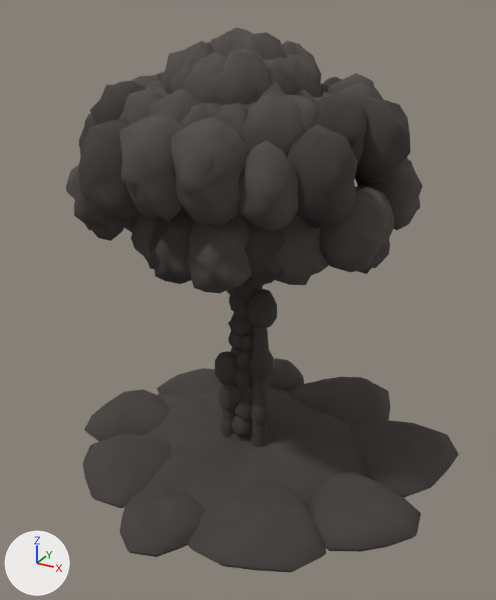
A saved change to the glTF model assets/maps/reactor_site/glb/torus_cloud_4.glb.
Camera for both pictures: a 50 mm camera at (291.0, -523.0, 434.0) aimed at (8.0, -9.0, 177.0). Every picture has the same lights, and +X, +Y and +Z are marked at lower left. The older version comes first. Both versions are drawn at frame 498 of the action 'MushroomCloudOnce'; the numbers are the values there.

Names of what the first picture shows: 'piece_reactor_cap_cloud_nocol', 'piece_reactor_front_dust_nocol', 'piece_reactor_plume_clouddark_nocol', 'piece_reactor_ring_dust_nocol', 'piece_reactor_torus_14_cloud_nocol', 'piece_reactor_torus_15_cloud_nocol', 'piece_reactor_torus_16_cloud_nocol', 'piece_reactor_torus_17_cloud_nocol', 'piece_reactor_torus_17_clouddark_nocol', 'piece_reactor_torus_18_cloud_nocol', 'piece_reactor_torus_18_clouddark_nocol', 'piece_reactor_torus_19_cloud_nocol' and 17 more.
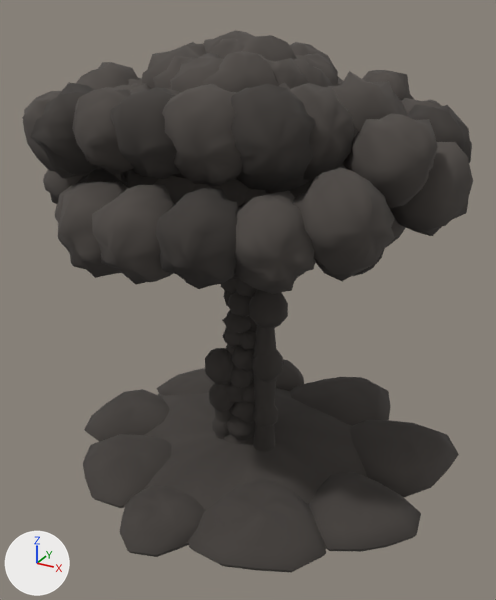
Not drawn themselves, but carrying or shaping drawn objects: ob_cap, ob_plume, ob_roll, ob_torus_flow_00, ob_torus_flow_01, ob_torus_flow_02, ob_torus_flow_03, ob_torus_flow_11, ob_torus_flow_12, ob_torus_flow_13, ob_torus_flow_14, ob_torus_flow_15, ob_torus_flow_16, ob_torus_flow_17, ob_torus_flow_18, ob_torus_flow_19, ob_stem.

Boxes (x1, y1, x2, y2) around the edits, measured in the pictures (496 x 600 px):
'piece_reactor_cap_cloud_nocol', moved, rescaled
    before: (145, 27, 330, 157)
    after: (114, 30, 357, 193)
'piece_reactor_torus_18_cloud_nocol', moved, rescaled, turned
    before: (275, 215, 329, 285)
    after: (289, 83, 395, 281)
'piece_reactor_torus_16_cloud_nocol', moved, rescaled, turned
    before: (171, 116, 252, 293)
    after: (162, 84, 248, 206)
'piece_reactor_torus_19_cloud_nocol', moved, rescaled, turned
    before: (319, 185, 390, 272)
    after: (343, 113, 438, 208)
'piece_reactor_torus_15_cloud_nocol', moved, rescaled, turned
    before: (119, 113, 186, 222)
    after: (92, 176, 196, 284)
'piece_reactor_torus_17_cloud_nocol', moved, rescaled, turned
    before: (237, 141, 299, 232)
    after: (234, 188, 316, 294)
'piece_reactor_torus_17_clouddark_nocol', moved, rescaled, turned
    before: (241, 215, 285, 288)
    after: (231, 84, 315, 190)
'piece_reactor_torus_14_cloud_nocol', moved, rescaled, turned
    before: (131, 215, 158, 269)
    after: (58, 87, 134, 278)
'piece_reactor_torus_00_cloud_nocol', moved, rescaled, turned
    before: (356, 185, 395, 274)
    after: (328, 71, 473, 236)
'piece_reactor_torus_15_clouddark_nocol', moved, rescaled, turned
    before: (148, 212, 192, 284)
    after: (110, 87, 180, 179)
'piece_reactor_torus_16_clouddark_nocol', moved, rescaled, turned (not visible before)
    after: (155, 188, 239, 289)
'piece_reactor_plume_clouddark_nocol', rescaled (33% wider)
    before: (215, 289, 277, 447)
    after: (205, 289, 288, 452)
'piece_reactor_torus_18_clouddark_nocol', moved, rescaled, turned (mostly hidden afterwards)
    before: (287, 124, 358, 229)
    after: (282, 181, 312, 197)
'piece_reactor_torus_14_clouddark_nocol', moved, rescaled, turned
    before: (78, 119, 143, 223)
    after: (127, 170, 159, 188)
'piece_reactor_stem_clouddark_nocol', rescaled
    before: (227, 285, 263, 441)
    after: (221, 274, 257, 444)
'piece_reactor_torus_00_clouddark_nocol', moved, rescaled, turned (not visible afterwards)
    before: (355, 97, 411, 182)
'piece_reactor_torus_13_clouddark_nocol', moved, rescaled, turned (not visible before)
    after: (30, 82, 99, 176)
'piece_reactor_torus_01_cloud_nocol', moved, rescaled, turned (mostly hidden afterwards)
    before: (335, 83, 423, 230)
    after: (387, 219, 406, 247)
'piece_reactor_torus_19_clouddark_nocol', moved, rescaled, turned (mostly hidden afterwards)
    before: (313, 95, 367, 163)
    after: (353, 250, 384, 276)
'piece_reactor_torus_13_cloud_nocol', moved, rescaled, turned (mostly hidden afterwards)
    before: (66, 90, 163, 228)
    after: (55, 170, 130, 223)
'piece_reactor_torus_11_cloud_nocol', moved, rescaled, turned (mostly hidden before)
    before: (126, 220, 135, 233)
    after: (43, 62, 139, 204)
'piece_reactor_torus_12_clouddark_nocol', moved, rescaled, turned
    before: (90, 81, 146, 125)
    after: (77, 169, 127, 187)
'piece_reactor_torus_12_cloud_nocol', moved, rescaled, turned
    before: (74, 203, 131, 241)
    after: (22, 91, 76, 179)
'piece_reactor_torus_01_clouddark_nocol', moved, rescaled, turned (not visible before)
    after: (408, 104, 472, 163)
'piece_reactor_torus_02_cloud_nocol', moved, rescaled, turned
    before: (326, 73, 383, 100)
    after: (402, 98, 441, 114)
'piece_reactor_torus_03_cloud_nocol', moved, rescaled, turned (not visible before)
    after: (362, 70, 415, 101)
'piece_reactor_torus_11_clouddark_nocol', moved, rescaled, turned (not visible afterwards)
    before: (79, 113, 97, 155)
'piece_reactor_torus_10_cloud_nocol', moved, rescaled (mostly hidden)
    before: (131, 75, 161, 86)
    after: (120, 172, 127, 182)
'piece_reactor_torus_04_clouddark_nocol', moved, rescaled (not visible afterwards)
    before: (324, 77, 342, 86)
'piece_reactor_torus_03_clouddark_nocol', moved, rescaled, turned (not visible afterwards)
    before: (321, 82, 329, 91)
'piece_reactor_torus_02_clouddark_nocol', moved, rescaled, turned (not visible afterwards)
    before: (355, 158, 408, 186)
'piece_reactor_torus_04_cloud_nocol', moved, rescaled (not visible before)
    after: (337, 76, 343, 84)
'piece_reactor_torus_09_clouddark_nocol', moved, rescaled (not visible afterwards)
    before: (156, 72, 163, 80)

Edits to the bpy script that builds the scene:
```text
Change ob_cap:
    ob_cap.location: (0.0, 0.0, 308.6) -> (0.0, 0.0, 316.6)
    ob_cap.scale: (108.0, 108.0, 133.0) -> (131.0, 131.0, 120.0)
Change ob_plume:
    ob_plume.scale: (31.0, 31.0, 233.0) -> (40.9, 40.9, 239.0)
Change ob_roll:
    ob_roll.location: (0.0, 0.0, 298.2) -> (0.0, 0.0, 306.2)
    ob_roll.scale: (107.0, 107.0, 133.0) -> (131.0, 131.0, 133.0)
Change ob_torus_flow_00:
    ob_torus_flow_00.rotation_euler: (0.0, -1.441, 0.0) -> (0.0, 1.691, 0.0)  # degrees (0, -83, 0) -> degrees (0, 97, 0)
Change ob_torus_flow_01:
    ob_torus_flow_01.rotation_euler: (-0.0000104, -1.441, 0.314) -> (0.0, 1.92, 0.314)  # degrees (0, -83, 18) -> degrees (0, 110, 18)
Change ob_torus_flow_02:
    ob_torus_flow_02.rotation_euler: (0.0, -1.441, 0.628) -> (0.0, 1.973, 0.628)  # degrees (0, -83, 36) -> degrees (0, 113, 36)
Change ob_torus_flow_03:
    ob_torus_flow_03.rotation_euler: (0.0, -1.441, 0.942) -> (0.0, 1.807, 0.942)  # degrees (0, -83, 54) -> degrees (0, 104, 54)
Change ob_torus_flow_11:
    ob_torus_flow_11.rotation_euler: (0.0, -1.441, -2.827) -> (0.0, 1.494, -2.827)  # degrees (0, -83, -162) -> degrees (0, 86, -162)
Change ob_torus_flow_12:
    ob_torus_flow_12.rotation_euler: (0.0, -1.441, -2.513) -> (0.0, 1.44, -2.513)  # degrees (0, -83, -144) -> degrees (0, 83, -144)
Change ob_torus_flow_13:
    ob_torus_flow_13.rotation_euler: (0.0, -1.441, -2.199) -> (0.0, 1.607, -2.199)  # degrees (0, -83, -126) -> degrees (0, 92, -126)
Change ob_torus_flow_14:
    ob_torus_flow_14.rotation_euler: (0.0, -1.441, -1.885) -> (0.0, 1.856, -1.885)  # degrees (0, -83, -108) -> degrees (0, 106, -108)
Change ob_torus_flow_15:
    ob_torus_flow_15.rotation_euler: (0.0, -1.441, -1.571) -> (0.0, 1.982, -1.571)  # degrees (0, -83, -90) -> degrees (0, 114, -90)
Change ob_torus_flow_16:
    ob_torus_flow_16.rotation_euler: (0.0, -1.441, -1.257) -> (0.0, 1.882, -1.257)  # degrees (0, -83, -72) -> degrees (0, 108, -72)
Change ob_torus_flow_17:
    ob_torus_flow_17.rotation_euler: (0.0, -1.441, -0.942) -> (0.0, 1.637, -0.942)  # degrees (0, -83, -54) -> degrees (0, 94, -54)
Change ob_torus_flow_18:
    ob_torus_flow_18.rotation_euler: (0.0, -1.441, -0.628) -> (0.0, 1.45, -0.628)  # degrees (0, -83, -36) -> degrees (0, 83, -36)
Change ob_torus_flow_19:
    ob_torus_flow_19.rotation_euler: (0.0, -1.441, -0.314) -> (0.0, 1.475, -0.314)  # degrees (0, -83, -18) -> degrees (0, 85, -18)
Change ob_stem:
    ob_stem.scale: (22.8, 22.8, 282.0) -> (30.0, 30.0, 290.0)
```
